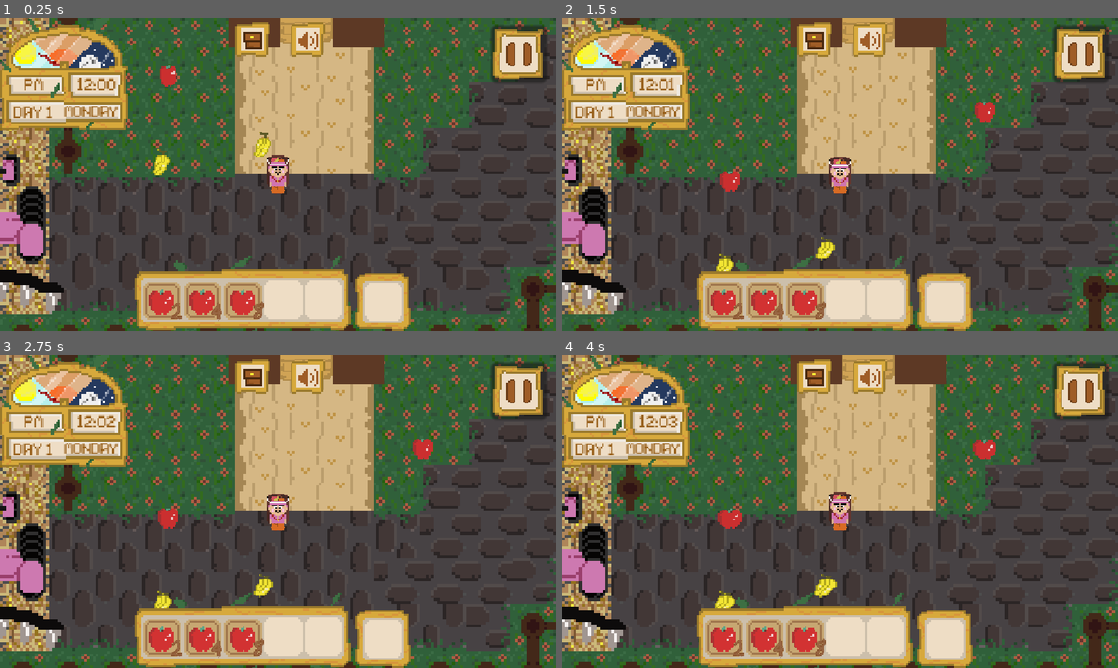
Above: before the commit, frames 1-4 (two rows, left to right).
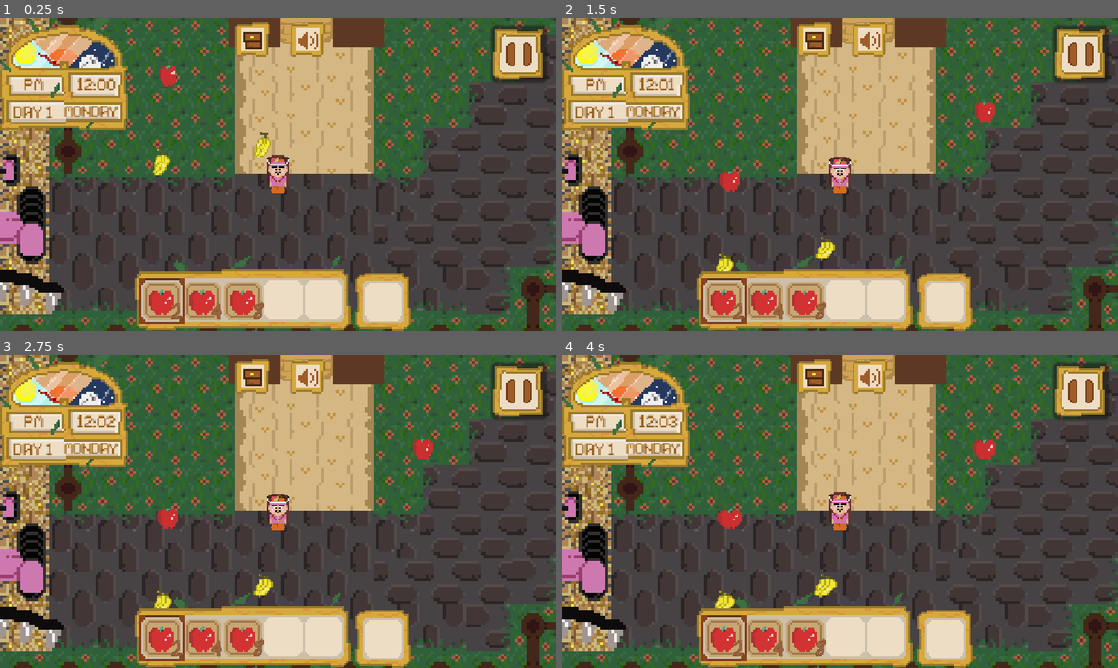
Above: after the commit, the same moments.

Repository: savageAryan/MOCONDO-FRUIT-BASH
Game: Godot game, scene res://scenes/world.tscn
The game is run twice, just before and just after one commit, with the same random seed, the same clock (stepped at 60 frames per second) and the same inputs.
Inputs (mouse positions are in pixels of both pictures, inside the frame that each line leads up to):
- Up to frame 1 (0.25 s): no input
- Up to frame 2 (1.5 s): click (723, 299) at 0.5 s; click (762, 299) at 1.25 s
- Up to frame 3 (2.75 s): click (244, 636) at 2 s
- Up to frame 4 (4 s): click (845, 636) at 2.75 s; click (884, 636) at 3.5 s

The runs differ from the first frame. In frame 1, 0.2% of the frame differs, in the area x 25-34%, y 83-98%; in frame 2, 0.2%; in frame 3, 0.2%; in frame 4, 0.2%.

Commit message:
fixed inventory ui for better distinction to slots synced with inventory,function and input for item use added

Diff:
--- a/inventory/inventory.gd
+++ b/inventory/inventory.gd
@@ -14,7 +14,8 @@
 func removeSlot(inventorySlot: InventorySlot):
 	var index = slots.find(inventorySlot)
 	if index < 0: return
-
+	remove_at_Index(index)
+func remove_at_Index(index: int) -> void:
 	slots[index] = InventorySlot.new()
 	updated.emit()
 
@@ -22,3 +23,7 @@
 
 	slots[index] = inventorySlot
 	updated.emit()
+
+func use_Item_at_Index(index: int) -> void:
+	if index < 0 or index >= slots.size() or not slots[index].item: return
+	remove_at_Index(index)
--- a/project.godot
+++ b/project.godot
@@ -77,7 +77,13 @@
 }
 rightclick={
 "deadzone": 0.2,
-"events": []
+"events": [Object(InputEventMouseButton,"resource_local_to_scene":false,"resource_name":"","device":-1,"window_id":0,"alt_pressed":false,"shift_pressed":false,"ctrl_pressed":false,"meta_pressed":false,"button_mask":2,"position":Vector2(101, 32),"global_position":Vector2(113, 92),"factor":1.0,"button_index":2,"canceled":false,"pressed":true,"double_click":false,"script":null)
+]
+}
+use={
+"deadzone": 0.2,
+"events": [Object(InputEventKey,"resource_local_to_scene":false,"resource_name":"","device":-1,"window_id":0,"alt_pressed":false,"shift_pressed":false,"ctrl_pressed":false,"meta_pressed":false,"pressed":false,"keycode":0,"physical_keycode":82,"key_label":0,"unicode":114,"location":0,"echo":false,"script":null)
+]
 }
 
 [physics]
--- a/scenes/hotbar.tscn
+++ b/scenes/hotbar.tscn
@@ -3,13 +3,14 @@
 [ext_resource type="Texture2D" uid="uid://c12brtokrm2bg" path="res://assets/fruitholder ui.png" id="1_yj1xu"]
 [ext_resource type="PackedScene" uid="uid://bf4ijqtgbii4k" path="res://scenes/hotbar_slot.tscn" id="2_4qkdb"]
 [ext_resource type="Script" uid="uid://05t0qg2a2533" path="res://scripts/hotbar.gd" id="2_xrqkv"]
+[ext_resource type="Texture2D" uid="uid://wmu3lmbj7dbj" path="res://assets/hotbarselectionui.png" id="4_2n1yv"]
 
 [node name="TextureRect" type="TextureRect" unique_id=217293428]
 offset_right = 99.0
 offset_bottom = 41.0
 texture = ExtResource("1_yj1xu")
 
-[node name="HBoxContainer" type="HBoxContainer" parent="." unique_id=647339178]
+[node name="Container" type="HBoxContainer" parent="." unique_id=647339178]
 layout_mode = 0
 offset_left = 3.0
 offset_top = 10.507
@@ -19,17 +20,23 @@
 theme_override_constants/separation = 0
 script = ExtResource("2_xrqkv")
 
-[node name="HotbarSlot" parent="HBoxContainer" unique_id=1614412372 instance=ExtResource("2_4qkdb")]
+[node name="HotbarSlot" parent="Container" unique_id=1614412372 instance=ExtResource("2_4qkdb")]
 layout_mode = 2
 
-[node name="HotbarSlot2" parent="HBoxContainer" unique_id=28799577 instance=ExtResource("2_4qkdb")]
+[node name="HotbarSlot2" parent="Container" unique_id=28799577 instance=ExtResource("2_4qkdb")]
 layout_mode = 2
 
-[node name="HotbarSlot3" parent="HBoxContainer" unique_id=1498506203 instance=ExtResource("2_4qkdb")]
+[node name="HotbarSlot3" parent="Container" unique_id=1498506203 instance=ExtResource("2_4qkdb")]
 layout_mode = 2
 
-[node name="HotbarSlot4" parent="HBoxContainer" unique_id=116785674 instance=ExtResource("2_4qkdb")]
+[node name="HotbarSlot4" parent="Container" unique_id=116785674 instance=ExtResource("2_4qkdb")]
 layout_mode = 2
 
-[node name="HotbarSlot5" parent="HBoxContainer" unique_id=2076562975 instance=ExtResource("2_4qkdb")]
+[node name="HotbarSlot5" parent="Container" unique_id=2076562975 instance=ExtResource("2_4qkdb")]
 layout_mode = 2
+
+[node name="selector" type="Sprite2D" parent="." unique_id=1519438490]
+position = Vector2(2, 10)
+scale = Vector2(0.9545455, 1.05)
+texture = ExtResource("4_2n1yv")
+centered = false
--- a/scenes/invenrory.tscn
+++ b/scenes/invenrory.tscn
@@ -31,7 +31,6 @@
 }
 
 [node name="invenrory" type="Control" unique_id=1545268138]
-process_mode = 3
 layout_mode = 3
 anchors_preset = 15
 anchor_right = 1.0
@@ -49,37 +48,45 @@
 anchor_right = 0.5
 anchor_bottom = 0.5
 offset_left = -379.0
-offset_top = -253.0
+offset_top = -240.0
 offset_right = 448.6786
-offset_bottom = 197.0
+offset_bottom = 210.0
 grow_horizontal = 2
 grow_vertical = 2
 texture = ExtResource("1_px0oa")
 
+[node name="HBoxContainer" type="HBoxContainer" parent="TextureRect" unique_id=873057911]
+layout_mode = 0
+offset_left = 73.395
+offset_top = 33.0
+offset_right = 506.395
+offset_bottom = 116.000084
+theme_override_constants/separation = 12
+
+[node name="slot" parent="TextureRect/HBoxContainer" unique_id=1833126777 instance=ExtResource("3_ovfi1")]
+layout_mode = 2
+
+[node name="slot3" parent="TextureRect/HBoxContainer" unique_id=2118173394 instance=ExtResource("3_ovfi1")]
+layout_mode = 2
+
+[node name="slot2" parent="TextureRect/HBoxContainer" unique_id=1614489367 instance=ExtResource("3_ovfi1")]
+layout_mode = 2
+
+[node name="slot4" parent="TextureRect/HBoxContainer" unique_id=791115668 instance=ExtResource("3_ovfi1")]
+layout_mode = 2
+
+[node name="slot5" parent="TextureRect/HBoxContainer" unique_id=1062110229 instance=ExtResource("3_ovfi1")]
+layout_mode = 2
+
 [node name="GridContainer" type="GridContainer" parent="TextureRect" unique_id=1277699510]
 layout_mode = 0
-offset_left = 72.0
-offset_top = 56.0
-offset_right = 505.0
-offset_bottom = 403.0
+offset_left = 73.377
+offset_top = 144.685
+offset_right = 506.377
+offset_bottom = 396.6851
 theme_override_constants/h_separation = 11
 theme_override_constants/v_separation = 12
 columns = 5
-
-[node name="slot" parent="TextureRect/GridContainer" unique_id=1833126777 instance=ExtResource("3_ovfi1")]
-layout_mode = 2
-
-[node name="slot2" parent="TextureRect/GridContainer" unique_id=1614489367 instance=ExtResource("3_ovfi1")]
-layout_mode = 2
-
-[node name="slot3" parent="TextureRect/GridContainer" unique_id=2118173394 instance=ExtResource("3_ovfi1")]
-layout_mode = 2
-
-[node name="slot4" parent="TextureRect/GridContainer" unique_id=791115668 instance=ExtResource("3_ovfi1")]
-layout_mode = 2
-
-[node name="slot5" parent="TextureRect/GridContainer" unique_id=1062110229 instance=ExtResource("3_ovfi1")]
-layout_mode = 2
 
 [node name="slot6" parent="TextureRect/GridContainer" unique_id=1716843943 instance=ExtResource("3_ovfi1")]
 layout_mode = 2
--- a/scripts/hotbar.gd
+++ b/scripts/hotbar.gd
@@ -1,12 +1,16 @@
 extends HBoxContainer
 @onready var inventory: Inventory = preload("res://inventory/player_inventory.tres")
 @onready var slots: Array = get_children()
-
+@onready var selector: Sprite2D = $"../selector"
+var currently_selected: int = 0
 func update() -> void:
 	for i in range(slots.size()):
 		var inventory_slot: InventorySlot = inventory.slots[i]
 		slots[i].update_to_slot(inventory_slot)
 		inventory.updated.connect(update)
+func _unhandled_input(event: InputEvent) -> void:
+	if event.is_action_pressed("use"):
+		inventory.use_Item_at_Index(currently_selected)
 
 # Called when the node enters the scene tree for the first time.
 func _ready() -> void:
--- a/scripts/invenrory.gd
+++ b/scripts/invenrory.gd
@@ -5,16 +5,21 @@
 var locked:bool = false
 var oldIndex: int = -1
 @onready var texture_rect: TextureRect = $TextureRect
+
+
 @onready var hotbar: TextureRect = $hotbar
 @onready var inventory: Inventory = preload("res://inventory/player_inventory.tres")
 @onready var animation_player: AnimationPlayer = $AnimationPlayer
-@onready var slots: Array = $TextureRect/GridContainer.get_children()
+@onready var hotbar_slots: Array = $TextureRect/HBoxContainer.get_children()
+@onready var slots: Array = hotbar_slots +  $TextureRect/GridContainer.get_children()
 @onready var ItemStackGuiClass = preload("res://scenes/itemstack.tscn")
 var itemInHand: ItemStackGui
 func update():
 	for i in range(min(inventory.slots.size(), slots.size())):
 		var inventorySlot: InventorySlot = inventory.slots[i]
-		if not inventorySlot.item: continue
+		if not inventorySlot.item:
+			slots[i].clear()
+			continue
 
 		var itemStackGui: ItemStackGui = slots[i].itemStackGui
 		if not itemStackGui:
--- a/scripts/slot.gd
+++ b/scripts/slot.gd
@@ -16,13 +16,17 @@
 func takeItem():
 	var item = itemStackGui
 	inventory.removeSlot(itemStackGui.inventorySlot)
-	container.remove_child(itemStackGui)
-	itemStackGui = null
-	backgroundsprite.visible = false
+
 	return item
 
 func isEmpty():
 	return !itemStackGui
+
+func clear() -> void:
+	if itemStackGui:
+		container.remove_child(itemStackGui)
+		itemStackGui = null
+	backgroundsprite.visible = false
 # Called when the node enters the scene tree for the first time.
 func _ready() -> void:
 	pass # Replace with function body.
Binary file added: assets/hotbarselectionui.png
Not shown, added: assets/hotbarselectionui.png.import
Binary file changed: assets/inventory.png
